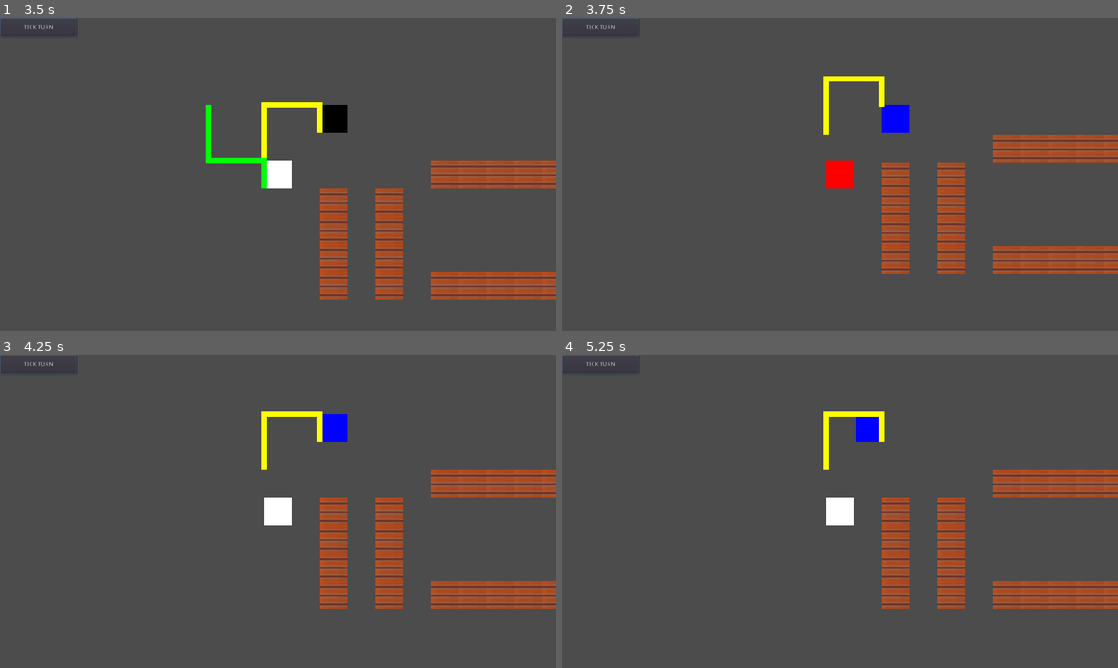
Above: before the commit, frames 1-4 (two rows, left to right).
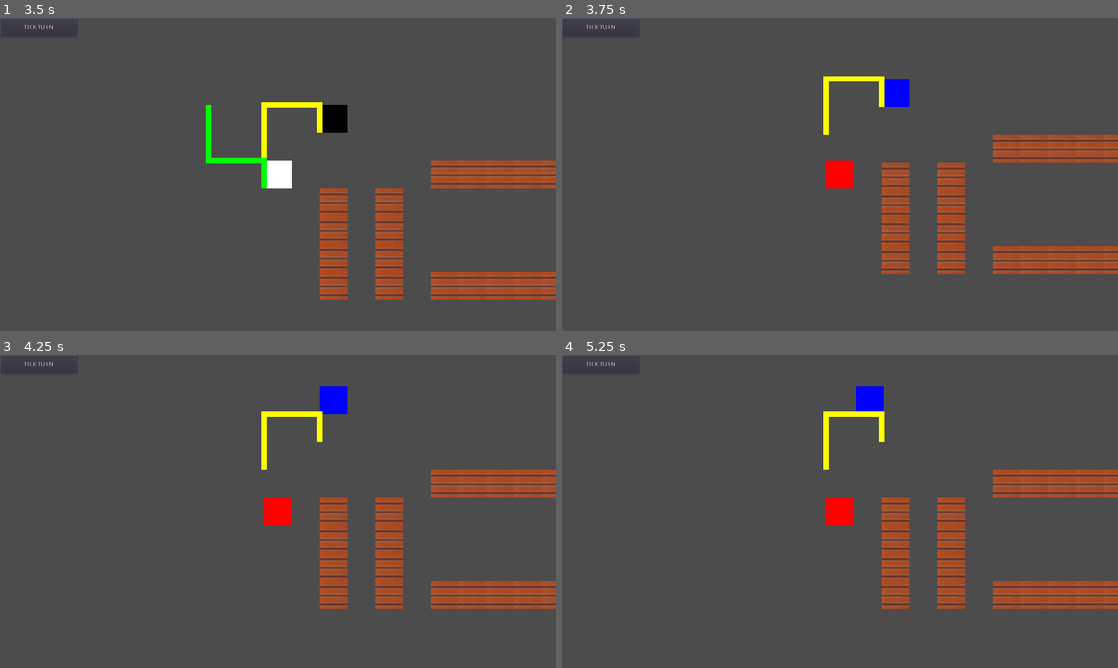
Above: after the commit, the same moments.

Repository: Godot-Wild-Jam-22-Team/CaveRobotGame
Game: Godot game, scene res://Game/Game.tscn
Two runs of this game, one before a commit and one after it. Both use one fixed random seed, a clock stepped at 60 frames per second and the inputs below.
Inputs (mouse positions are in pixels of both pictures, inside the frame that each line leads up to):
- Up to frame 1 (3.5 s): click "TICK TURN" at 0.5 s; click "TICK TURN" at 1.25 s; click "TICK TURN" at 2 s; tap Enter at 2.75 s; move the mouse to (333, 118) at 2.77 s; click (333, 118) at 2.92 s
- Up to frame 2 (3.75 s): tap Space at 3.5 s; move the mouse to (840, 174) at 3.52 s; click (840, 174) at 3.67 s
- Up to frame 3 (4.25 s): no input
- Up to frame 4 (5.25 s): move the mouse to (895, 442) at 4.27 s; click (895, 442) at 4.42 s; tap Enter at 5 s; move the mouse to (812, 574) at 5.02 s; click (812, 574) at 5.17 s

Frame 1 is identical in both runs. In frame 2, 0.8% of the frame differs, in the area x 57-63%, y 19-37%; in frame 3, 1.3%, in the area x 47-63%, y 10-55%; in frame 4, 1.2%.

Commit message:
Update Character.gd
Moved check in mevement function

Diff:
--- a/Characters/Character.gd
+++ b/Characters/Character.gd
@@ -46,13 +46,13 @@
 
 # Movement
 func turn_tick() -> void:
-	self.selected = false
+	#self.selected = false
+	if not can_move:
+		return
 	if not movement_tween.is_active() and movement_path.path_size > 0:
 		move(movement_path.get_direction())
 
 func move(direction: Vector2) -> void:
-	if not can_move:
-		return
 	collision_ray.cast_to = direction * Global.UNIT_SIZE
 	collision_ray.force_raycast_update()
 	if not collision_ray.is_colliding() and not selected:
